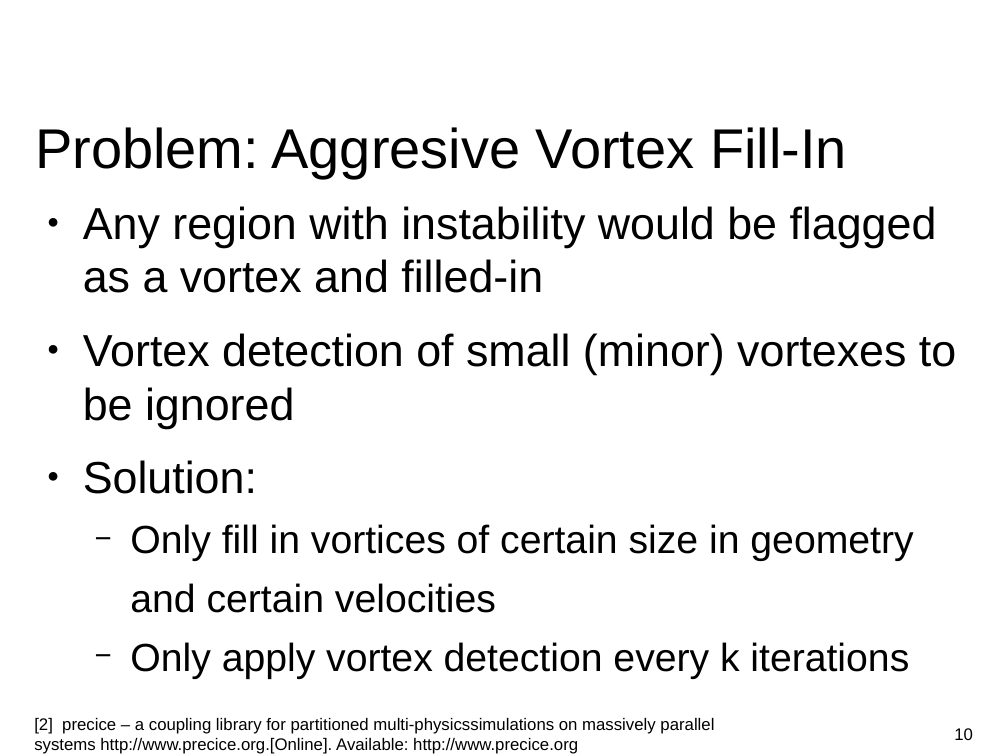
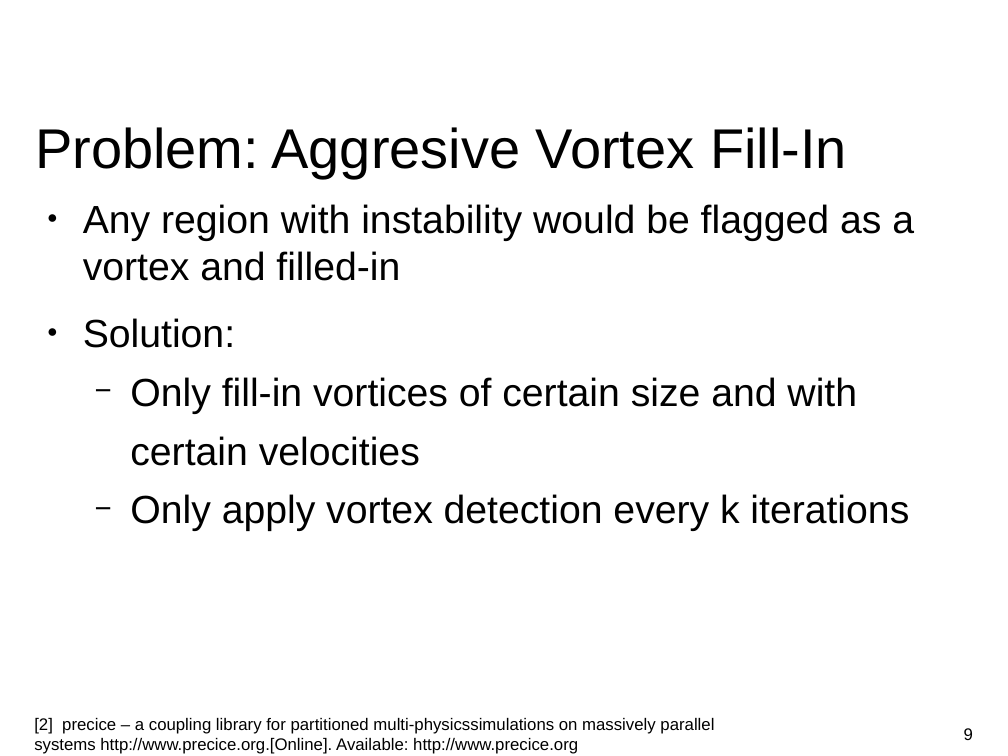
Before and after one commit to huangq1234553/cfd-lab, a slide deck: slide 9 of Presentation.odp (slide 10 before the commit). Drawn at 1008x756 pixels with LibreOffice and Linux fonts; fonts in the diff are those of the drawing; background and template pictures are left out. Boxes give left, top, right and bottom in pixels: in the first picture for what was removed or moved away, otherwise in the second. Text is boxed around its words. In the diff, an @@ line names an element or a change of style, - is before the commit and + after.

```diff
--- a/Presentation.odp
+++ b/Presentation.odp
@@ text at [83,204,914,348]: size 32 to 28 pt in "Any region with instability would be flagged ...", "Solution:" @@
@@ text at [83,333,956,429]: paragraph removed @@
-● Vortex detection of small (minor) vortexes to be ignored
@@ text at [130,377,857,466]: text changed @@
-  − Only fill in vortices of certain size in geometry and certain velocities
+  − Only fill-in vortices of certain size and with certain velocities
@@ page number at [964,728,973,740]: text changed @@
-10
+9
```
Also in this commit, not shown: 11 other slides changed, 1 slide removed, 4 other files.
